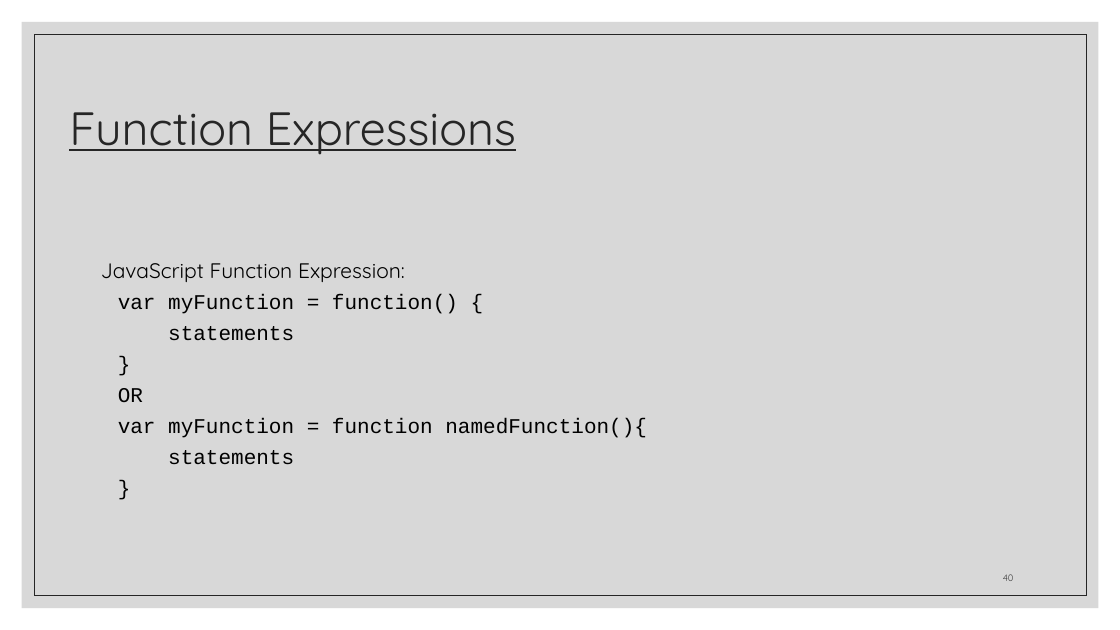
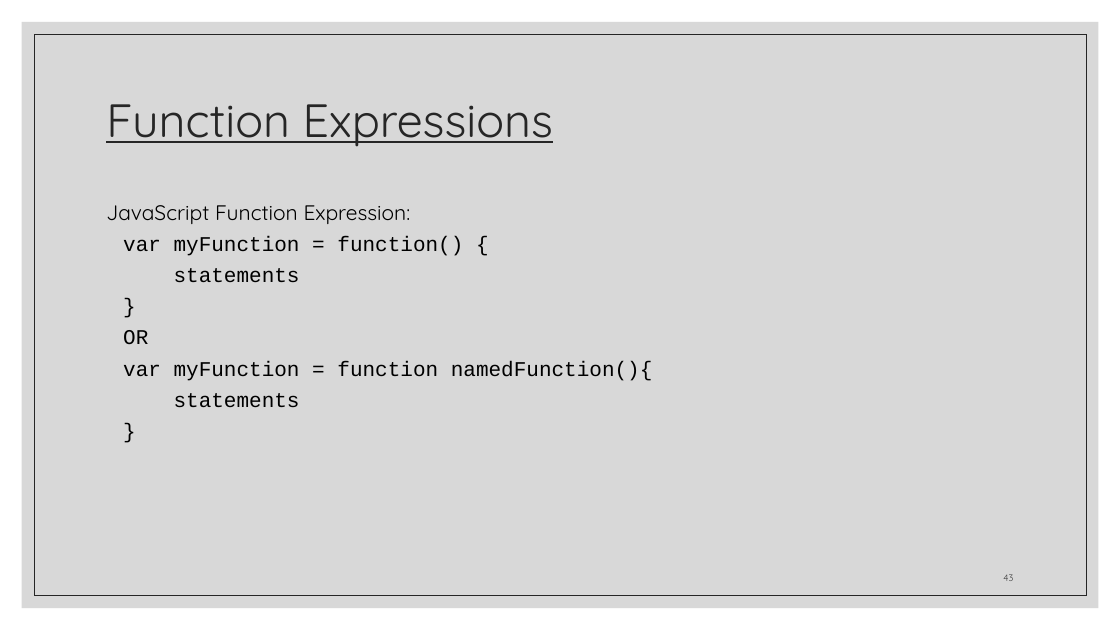
Before and after one commit to zackstotts/base-node-curriculum, a slide deck: slide 43 of unit_00/html_review/04 JavaScript.pptx (slide 40 before the commit). Drawn at 1120x630 pixels with LibreOffice and Linux fonts; fonts in the diff are those of the drawing. Boxes give left, top, right and bottom in pixels: in the first picture for what was removed or moved away, otherwise in the second. Text is boxed around its words. In the diff, an @@ line names an element or a change of style, - is before the commit and + after.

```diff
--- a/unit_00/html_review/04 JavaScript.pptx
+++ b/unit_00/html_review/04 JavaScript.pptx
@@ title "Function Expressions": place and size @@
-title "Function Expressions" at [69,112,516,155]
+title "Function Expressions" at [106,104,553,147]
@@ text "JavaScript Function Expression:": place and size @@
-text "JavaScript Function Expression:" at [101,263,647,465]
+text "JavaScript Function Expression:" at [106,205,653,408]
@@ page number at [1003,574,1013,581]: text changed @@
-40
+43
```
Also in this commit, not shown: 36 other slides changed, 11 slides added, 9 slides removed.
